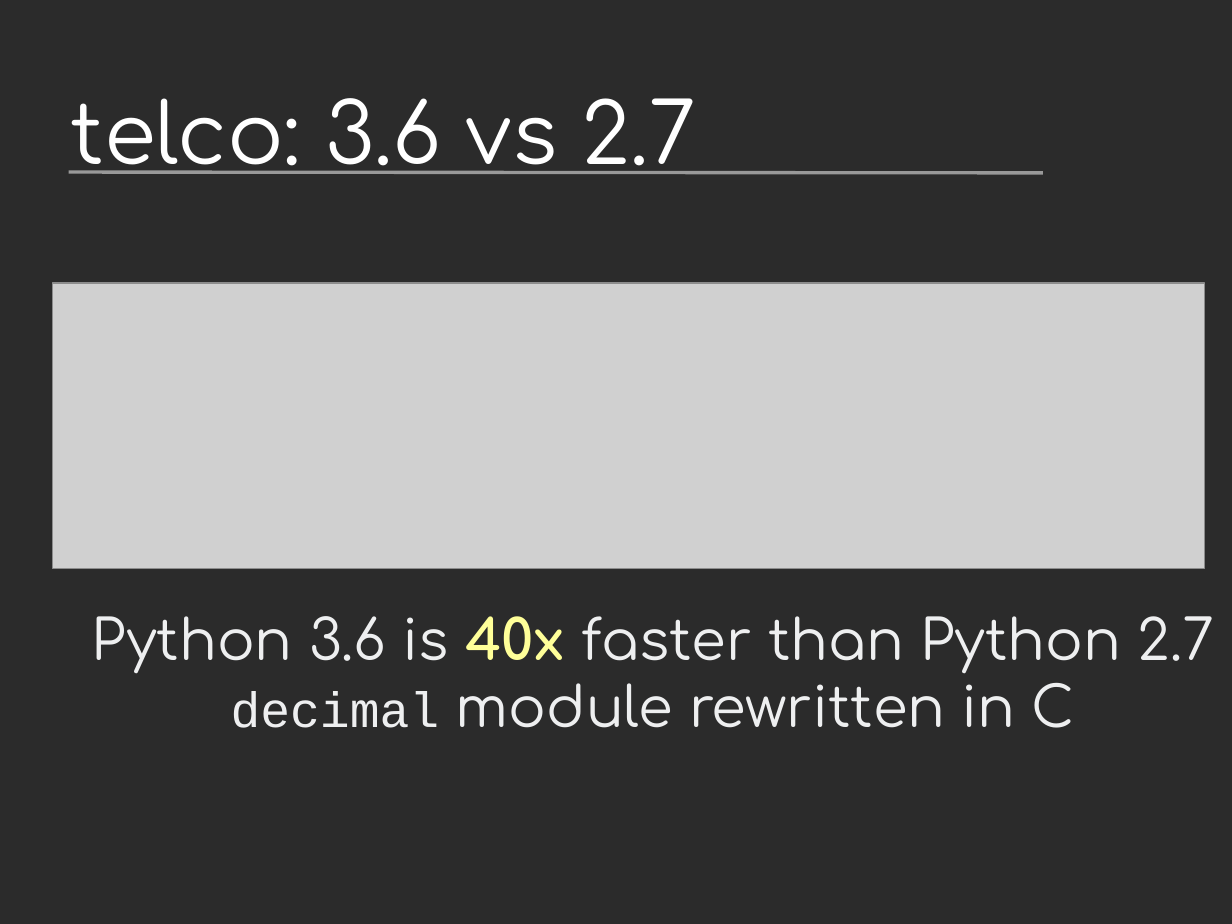
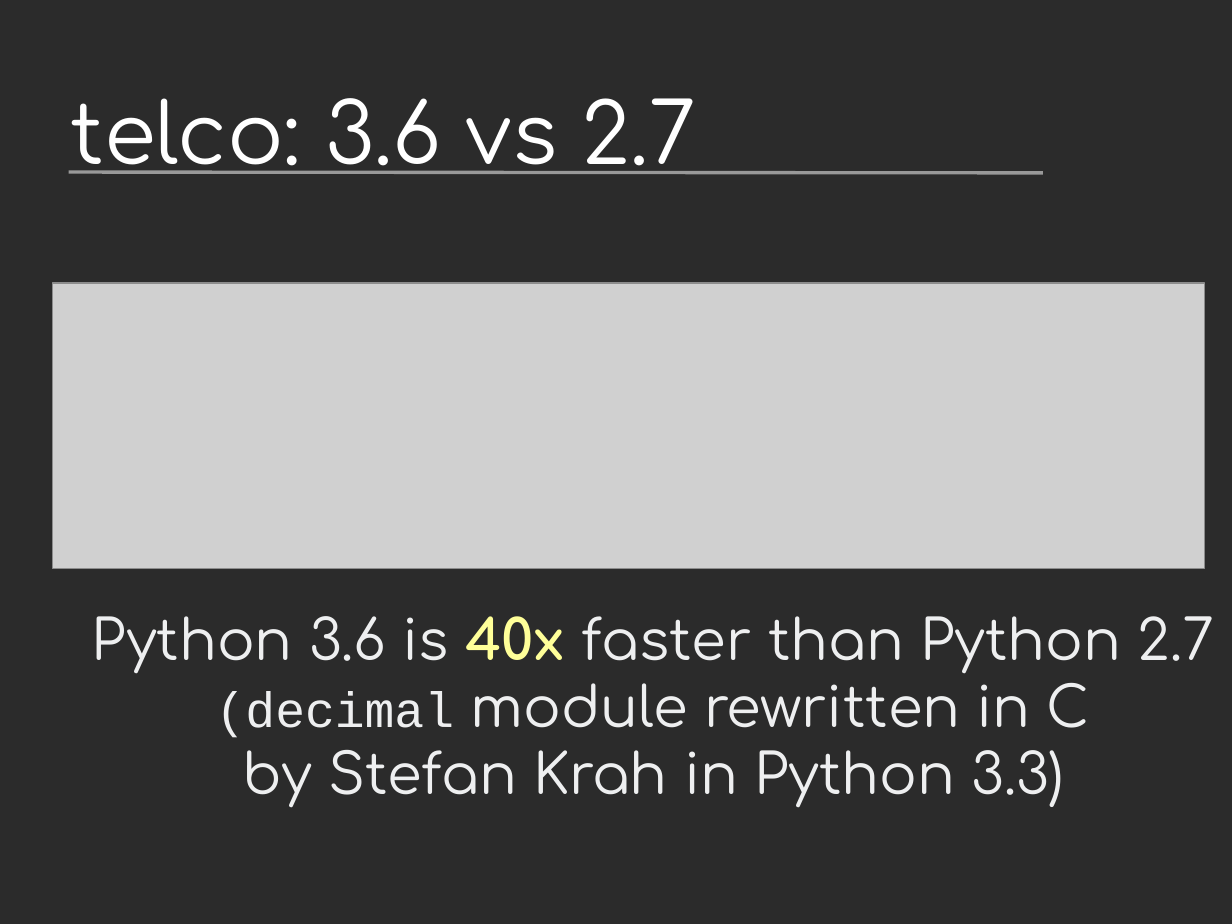
Before and after one commit to vstinner/talks, a slide deck: slide 13 of 2017-PyconUS/python36_opt.odp (slide 14 before the commit). Drawn at 1232x924 pixels with LibreOffice and Linux fonts; fonts in the diff are those of the drawing; grey boxes stand for pictures; background and template pictures are left out; a plain dark background stands for a picture behind light text. Boxes give left, top, right and bottom in pixels: in the first picture for what was removed or moved away, otherwise in the second. Text is boxed around its words. In the diff, an @@ line names an element or a change of style, - is before the commit and + after.

```diff
--- a/2017-PyconUS/python36_opt.odp
+++ b/2017-PyconUS/python36_opt.odp
@@ text at (216, 683, 1090, 808): text changed @@
-decimal module rewritten in C
+(decimal module rewritten in C
+by Stefan Krah in Python 3.3)
```
Also in this commit, not shown: 4 other slides changed, 1 slide removed, 1 other file.
